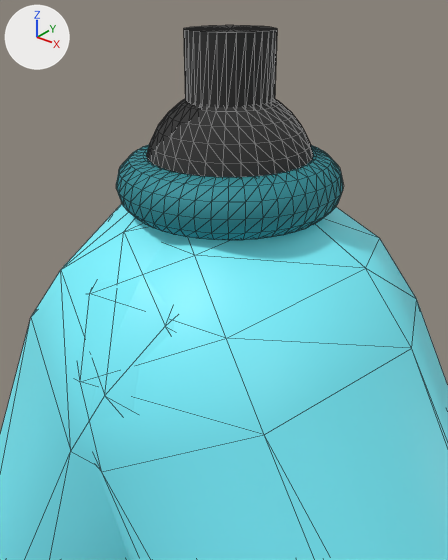
Before and after pictures for a commit that changed the glTF model tubeStar.gltf.
Rendered twice from a 50 mm lens placed at (0.265, -0.338, 3.284), pointed at (0.022, -0.034, 3.095). Arrows for +X, +Y and +Z are at upper left; the lights stay in place. Mesh edges are drawn as thin lines. Where no turn or scale is listed for an object, it has been applied to the vertices.
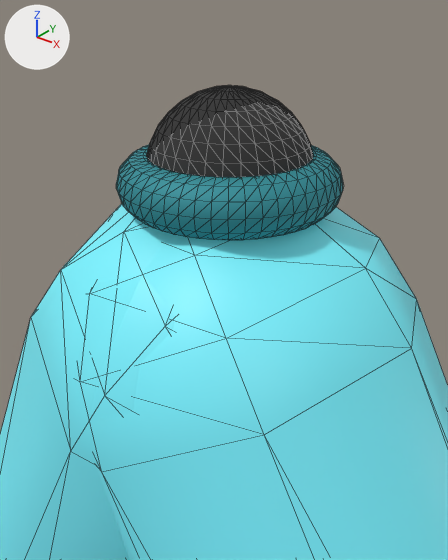
Edits to the bpy script that builds the scene:
```text
Change mat_material_2:
    mat_material_2.base_color: (0.0331, 0.0331, 0.0331) -> (0.0331, 0.275, 0.319)  # black #333333 -> cyan #338f99
    add mat_material_2.emission_strength = 0.05
    add mat_material_2.emission_color = (0.0331, 0.275, 0.319)  # cyan #338f99
Change mat_material_3:
    mat_material_3.base_color: (0.0331, 0.275, 0.319) -> (0.0331, 0.0331, 0.0331)  # cyan #338f99 -> black #333333
    remove mat_material_3.emission_color = (0.0331, 0.275, 0.319)  # cyan #338f99
    remove mat_material_3.emission_strength = 0.05
    mat_material_3.roughness: 0.7 -> 1.0
Change me_mesh_12:
    where me_mesh_12.from_pydata(...)  # 637 vertices, 1152 faces; spans x -0.08..0.08, y -0.08..0.08, z -0.02..0.02
    remove me_mesh_12.materials.append(mat_material_3)  # cyan #338f99
    add me_mesh_12.materials.append(mat_material_2)  # cyan #338f99
Change me_mesh_13:
    where me_mesh_13.from_pydata(...)  # 528 vertices, 960 faces; spans x -0.06..0.06, y -0.06..0.06, z -0.06..0.06
    remove me_mesh_13.materials.append(mat_material_4)  # black #333333
    add me_mesh_13.materials.append(mat_material_3)  # black #333333
Remove ob_cylinder:
    ob_cylinder = bpy.data.objects.new('Cylinder', me_mesh_11)
    ob_cylinder.location = (0.0, 0.0, 3.2299)
```

Changed parts and their boxes [x1, y1, x2, y2] in the pictures (448 x 560 px):
'Cylinder', deleted
    before: [183, 25, 277, 108]
